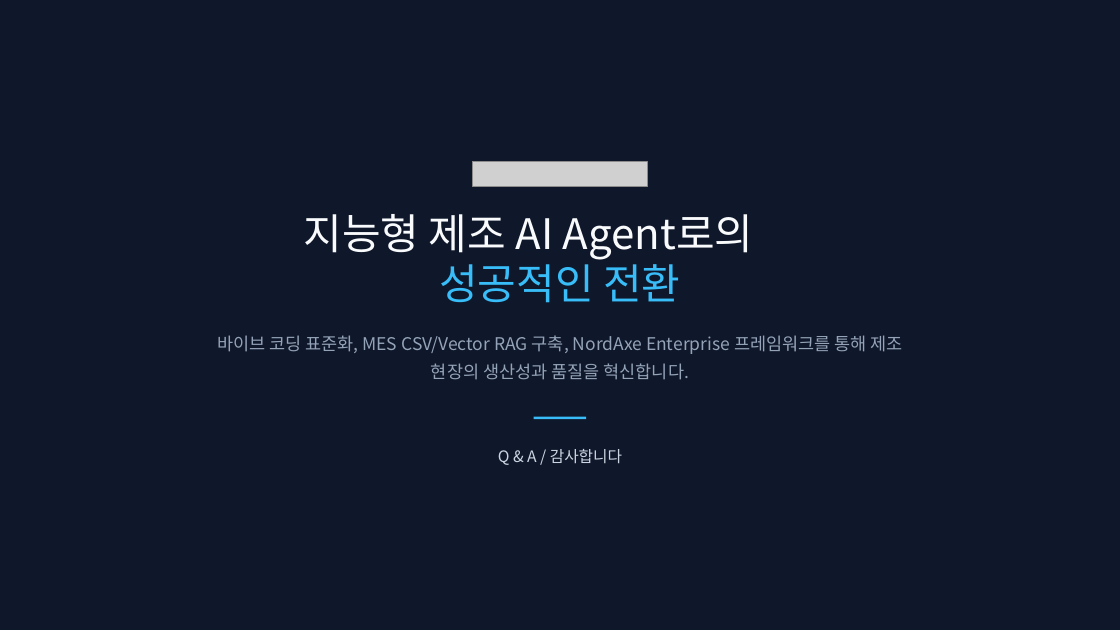
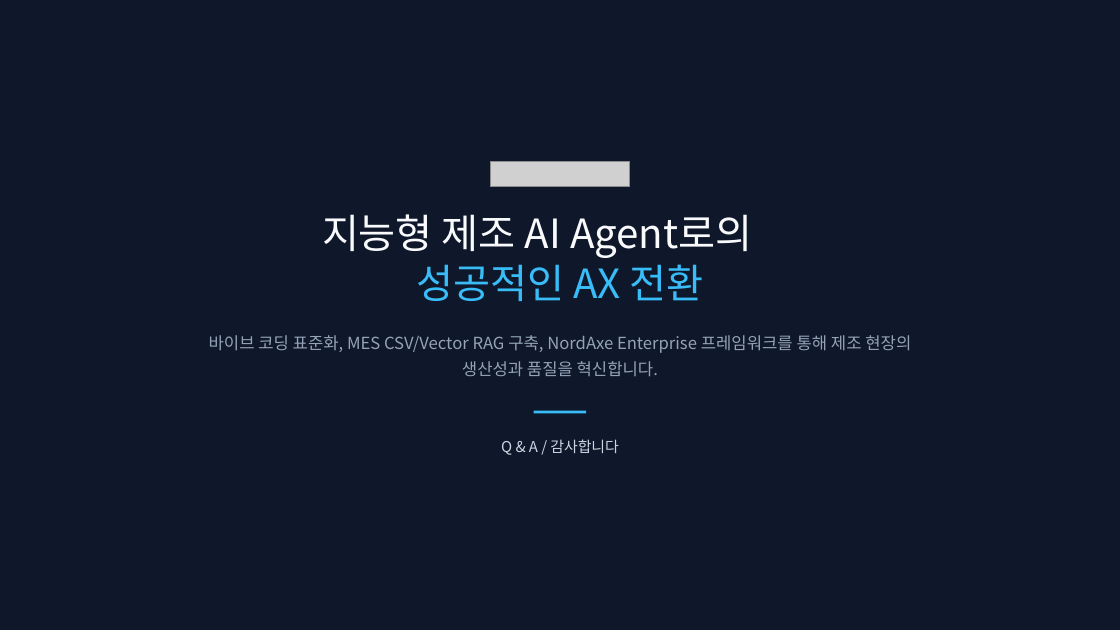
Before and after one commit to mordent/OpenProject, a slide deck: slide 12 of 제조 분야 AI Agent 아키텍처.pptx. Drawn at 1120x630 pixels with LibreOffice and Linux fonts; fonts in the diff are those of the drawing; grey boxes stand for pictures. Boxes give left, top, right and bottom in pixels: in the first picture for what was removed or moved away, otherwise in the second. Text is boxed around its words. In the diff, an @@ line names an element or a change of style, - is before the commit and + after.

```diff
--- a/제조 분야 AI Agent 아키텍처.pptx
+++ b/제조 분야 AI Agent 아키텍처.pptx
@@ picture: place and size @@
-picture at box(472, 162, 647, 187)
+picture at box(491, 161, 629, 187)
@@ text at box(322, 214, 752, 301): text changed; size 36 to 34.5 pt @@
-지능형 제조 AI Agent로의
-성공적인 전환
+지능형 제조 AI Agent로의
+성공적인 AX 전환
@@ text "바이브 코딩 표준화, MES CSV/Vector ..." at box(209, 335, 911, 377): size 15 to 14.2 pt; line spacing 24pt to 22.8pt @@
@@ rectangle: place and size @@
-rectangle at box(534, 417, 586, 419)
+rectangle at box(534, 411, 586, 413)
@@ text "Q & A / 감사합니다": place and size @@
-text "Q & A / 감사합니다" at box(498, 449, 622, 465)
+text "Q & A / 감사합니다" at box(501, 439, 618, 455)
@@ text "Q & A / 감사합니다" at box(501, 439, 618, 455): size 13.5 to 12.8 pt @@
```
Also in this commit, not shown: 10 other slides changed, 1 slide added, 2 slides removed.
